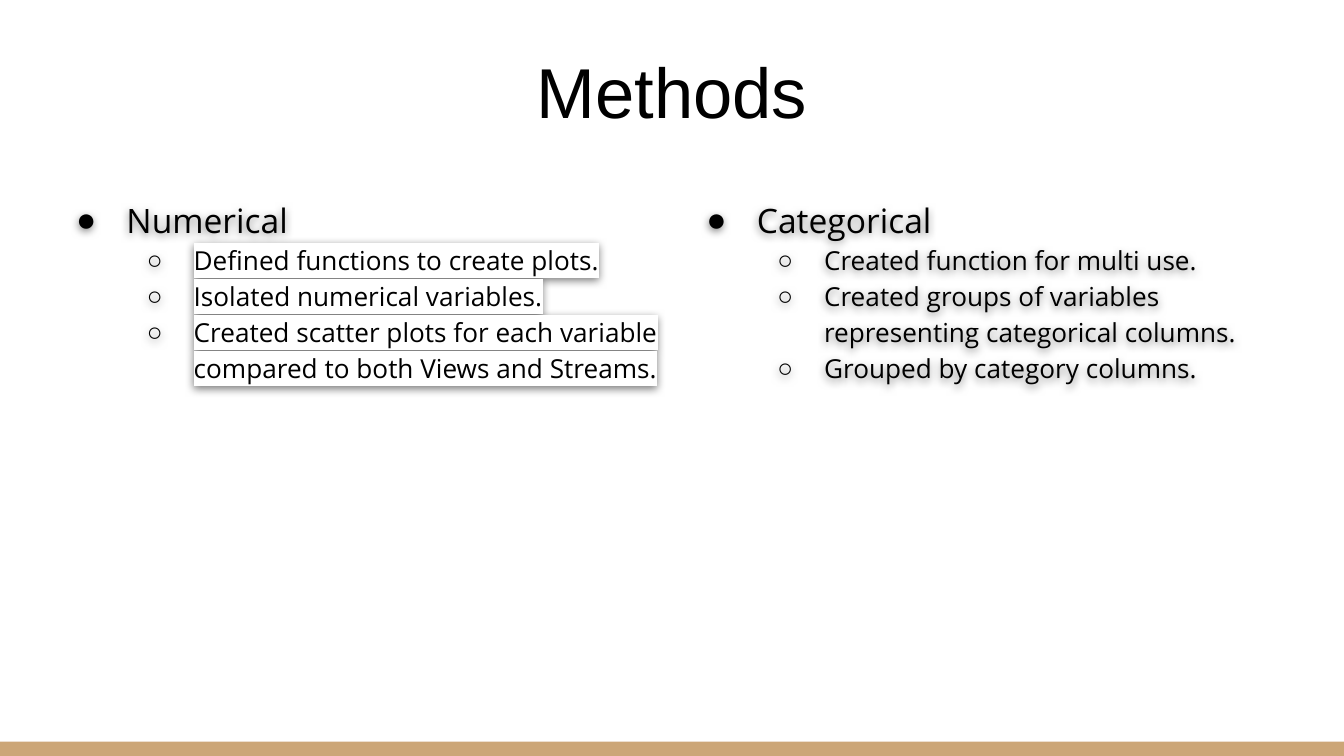
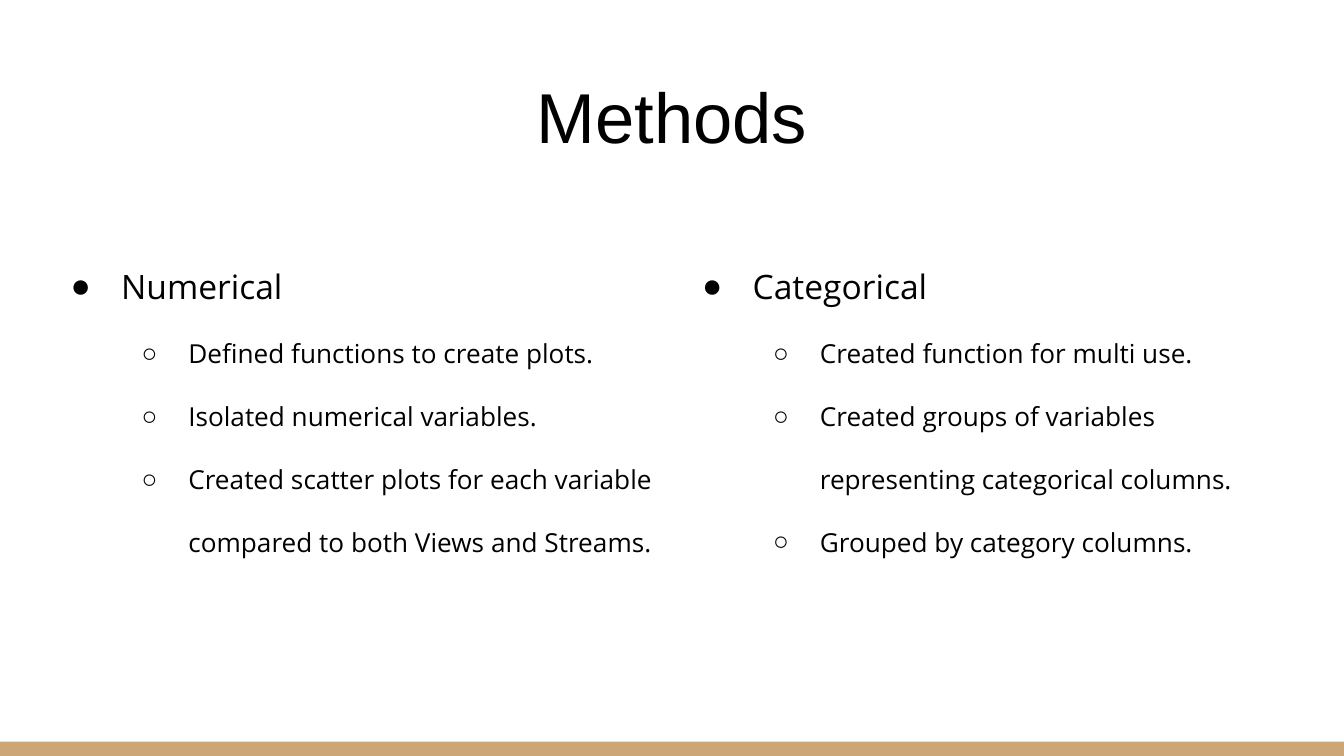
Before and after one commit to Nicholas-Simpson/Project1, a slide deck: slide 3 of Group 3 Presentation.pptx. Drawn at 1344x756 pixels with LibreOffice and Linux fonts; fonts in the diff are those of the drawing. Boxes give left, top, right and bottom in pixels: in the first picture for what was removed or moved away, otherwise in the second. Text is boxed around its words. In the diff, an @@ line names an element or a change of style, - is before the commit and + after.

```diff
--- a/Group 3 Presentation.pptx
+++ b/Group 3 Presentation.pptx
@@ title "Methods": place and size @@
-title "Methods" at box(537, 67, 808, 119)
+title "Methods" at box(537, 92, 808, 144)
@@ text "Numerical": place and size @@
-text "Numerical" at box(126, 207, 657, 385)
+text "Numerical" at box(121, 273, 652, 559)
@@ text "Categorical": place and size @@
-text "Categorical" at box(757, 207, 1236, 385)
+text "Categorical" at box(753, 273, 1232, 559)
@@ text at box(188, 343, 652, 559): line spacing 1.15 to 2 @@
@@ text at box(820, 343, 1232, 559): line spacing 1.15 to 2 @@
```
Also in this commit, not shown: 6 other slides changed.
